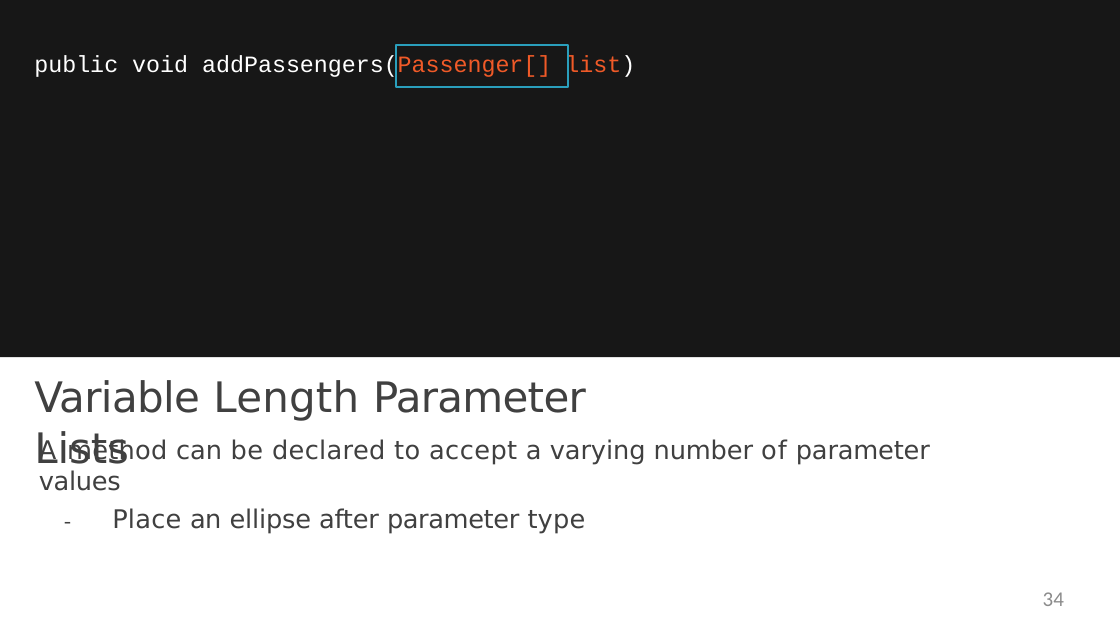
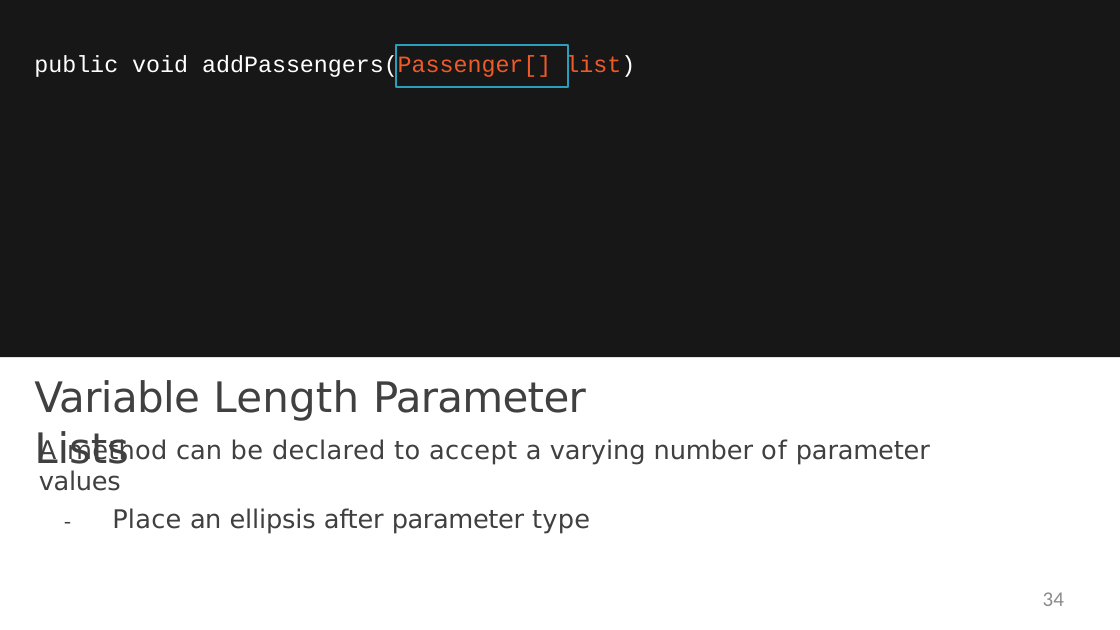
Before and after one commit to StevenJoseph19/Java, a slide deck: slide 34 of Day 3/Slides/5. A Closer Look at Methods/a-closer-look-at-methods-slides.pptx. Drawn at 1120x630 pixels with LibreOffice and Linux fonts; fonts in the diff are those of the drawing. Boxes give left, top, right and bottom in pixels: in the first picture for what was removed or moved away, otherwise in the second. Text is boxed around its words. In the diff, an @@ line names an element or a change of style, - is before the commit and + after.

```diff
--- a/Day 3/Slides/5. A Closer Look at Methods/a-closer-look-at-methods-slides.pptx
+++ b/Day 3/Slides/5. A Closer Look at Methods/a-closer-look-at-methods-slides.pptx
@@ text at [112,508,590,534]: text changed @@
-- Place an ellipse after parameter type
+- Place an ellipsis after parameter type
```
Also in this commit, not shown: 1 other slide changed, 4 other files.
